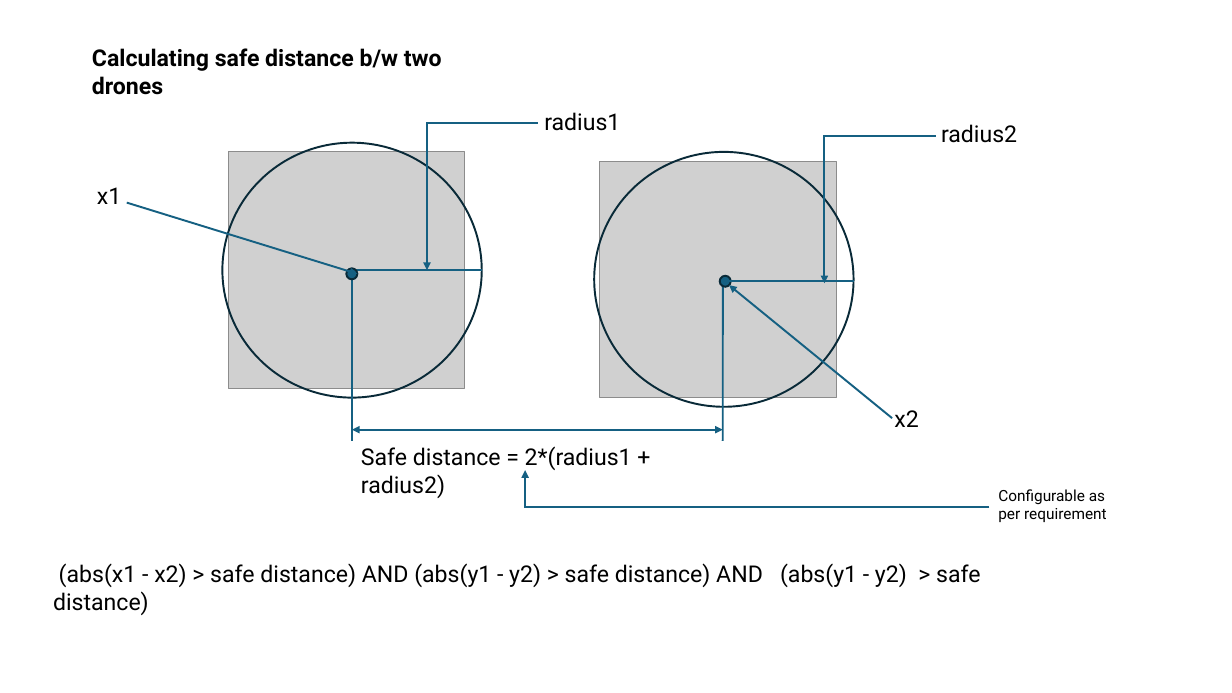
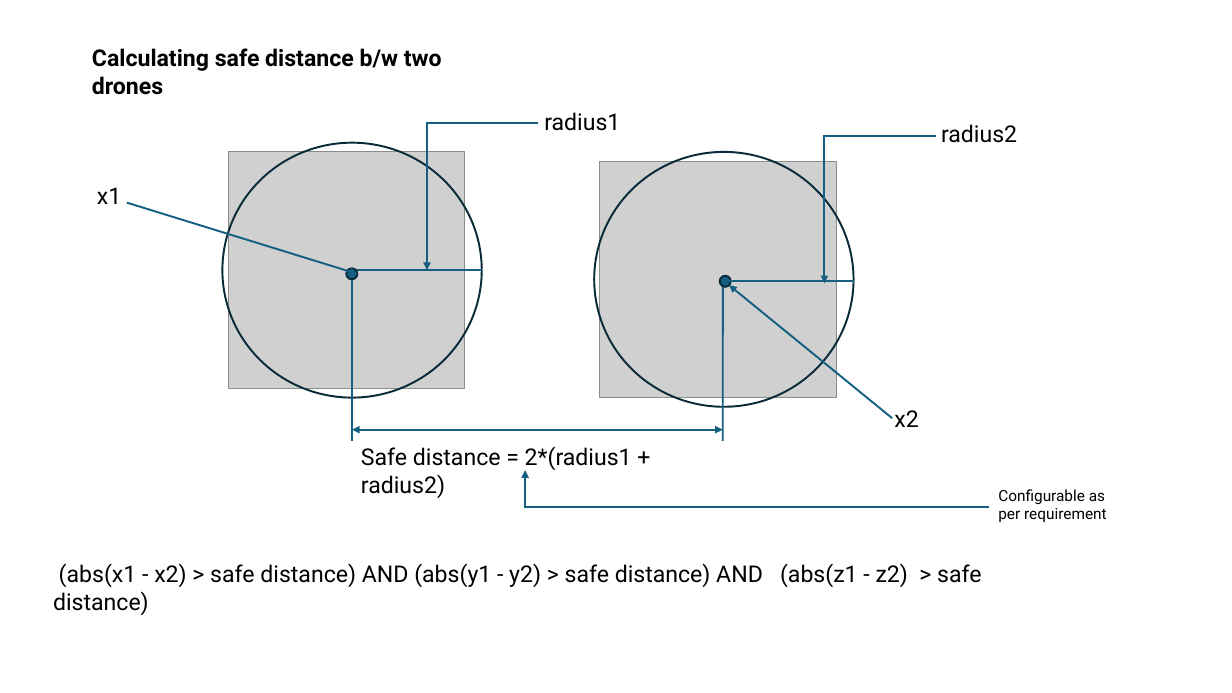
Before and after one commit to khanarbaj/UAV_Deconfliction1, a slide deck: slide 2 of architecture design decision.pptx. Drawn at 1232x693 pixels with LibreOffice and Linux fonts; fonts in the diff are those of the drawing; grey boxes stand for pictures. Boxes give left, top, right and bottom in pixels: in the first picture for what was removed or moved away, otherwise in the second. Text is boxed around its words. In the diff, an @@ line names an element or a change of style, - is before the commit and + after.

```diff
--- a/architecture design decision.pptx
+++ b/architecture design decision.pptx
@@ text at bbox=[59, 563, 981, 587]: text changed @@
-(abs(x1 - x2) > safe distance) AND (abs(y1 - y2) > safe distance) AND (abs(y1 - y2) > safe distance)
+(abs(x1 - x2) > safe distance) AND (abs(y1 - y2) > safe distance) AND (abs(z1 - z2) > safe distance)
```
Also in this commit, not shown: 3 other files.
